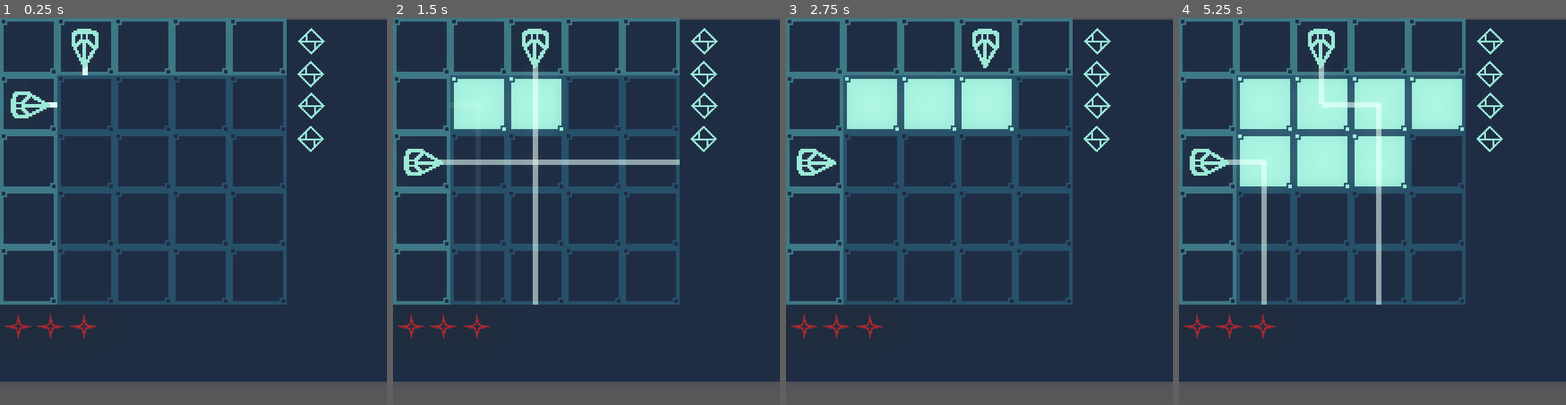
Above: before the commit, frames 1-4 (left to right).
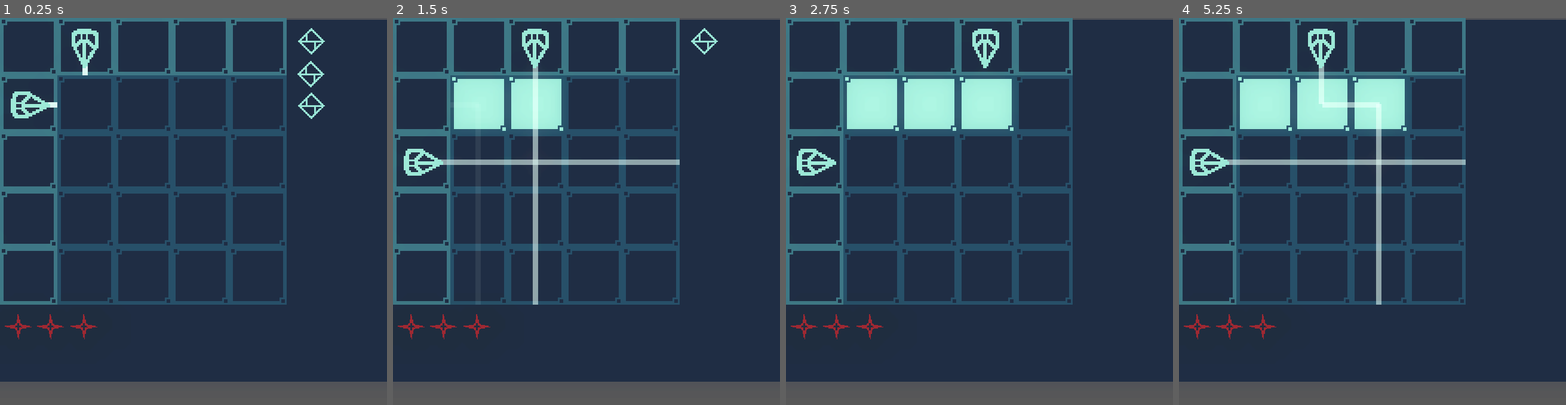
Above: after the commit, the same moments.

Repository: MisterProjectLC/LaserGrid
Game: Godot game, scene res://src/main.tscn
Same seed, same stepped clock (60 frames per second), same inputs: the game is played once before the commit and once after it.
Inputs (mouse positions are in pixels of both pictures, inside the frame that each line leads up to):
- Up to frame 1 (0.25 s): no input
- Up to frame 2 (1.5 s): tap Enter at 0.5 s; move the mouse to (478, 103) at 0.52 s; hold D (right) 0.53-1.28 s; tap Space (activate) at 0.6, 1.25, 1.35 s; click (478, 103) at 0.67 s; move the mouse to (536, 103) at 1.27 s; hold S (down) from 1.28 s (still down); click (536, 103) at 1.42 s
- Up to frame 3 (2.75 s): tap Enter at 2 s; move the mouse to (987, 103) at 2.02 s; release S (down) at 2.03 s; hold D (right) from 2.03 s (still down); tap Space (activate) at 2.1 s; click (987, 103) at 2.17 s
- Up to frame 4 (5.25 s): tap Space (activate) at 2.75, 2.85, 3.6, 4.25, 4.35, 5.1 s; move the mouse to (1438, 103) at 2.77 s; release D (right) at 2.78 s; hold W (up) 2.78-3.53 s; click (1438, 103) at 2.92 s; tap Enter at 3.5 s; move the mouse to (1264, 161) at 3.52 s; hold A (left) 3.53-5.03 s; click (1264, 161) at 3.67 s; move the mouse to (1322, 161) at 4.27 s; click (1322, 161) at 4.42 s; move the mouse to (1380, 161) at 5.02 s; hold S (down) from 5.03 s (still down); click (1380, 161) at 5.17 s

The runs differ from the first frame. In frame 1, 0.1% of the frame differs, in the area x 76-84%, y 27-35%; in frame 2, 0.4%; in frame 3, 0.5%; in frame 4, 7.9%, in the area x 15-84%, y 2-75%.

Commit message:
resource indicators

Diff:
--- a/src/global/energy_manager.tscn
+++ b/src/global/energy_manager.tscn
@@ -4,3 +4,4 @@
 
 [node name="EnergyManager" type="Node"]
 script = ExtResource("1_xs3bb")
+MAX_REFLECTORS = 3
--- a/src/grid_node.gd
+++ b/src/grid_node.gd
@@ -32,6 +32,11 @@
 
 
 func set_reflecting(_reflecting):
+	if !_reflecting:
+		EnergyManager.return_reflector()
+	elif !EnergyManager.spend_reflector():
+		return
+
 	reflecting = _reflecting
 	Background.visible = _reflecting
 	if reflecting:
--- a/src/main.tscn
+++ b/src/main.tscn
@@ -194,6 +194,3 @@
 
 [node name="DeflectorSprite3" parent="Deflectors" instance=ExtResource("10_bw08q")]
 position = Vector2(0, 72)
-
-[node name="DeflectorSprite4" parent="Deflectors" instance=ExtResource("10_bw08q")]
-position = Vector2(-0.666656, 108.667)
